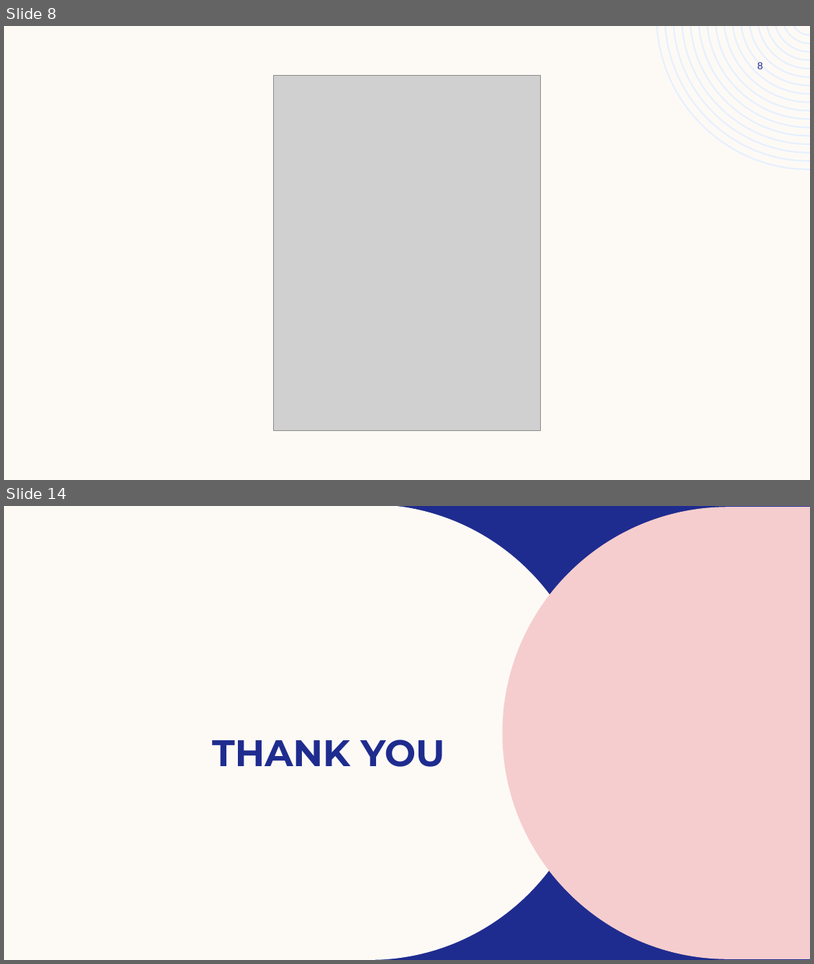
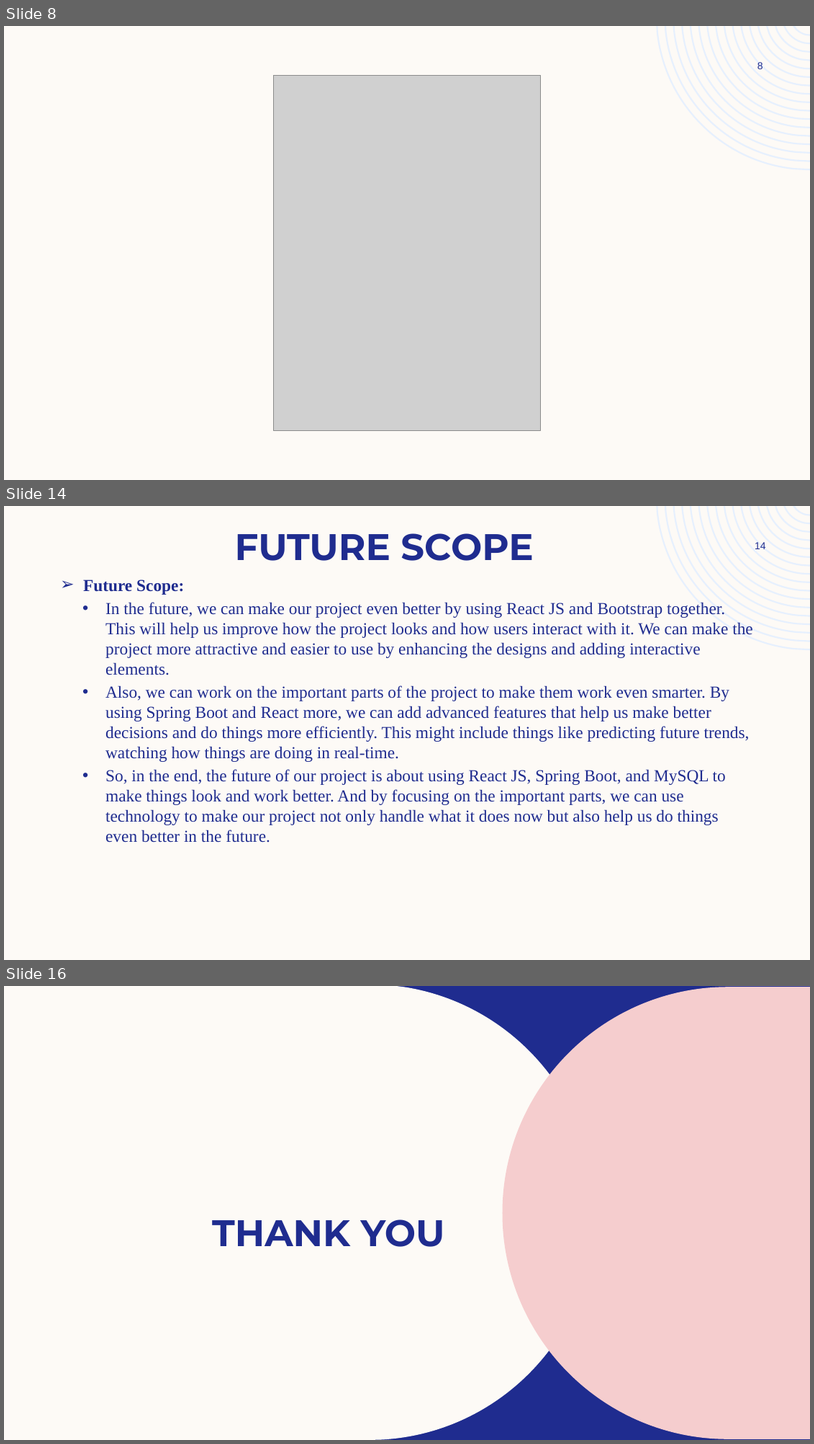
Before and after one commit to Sushil9731/Myproject, a slide deck: document/Learning Managemt System. (2).pptx. Shown one above the other, each under a label of ours: slides 8 and 14 before the commit, slides 8, 14 and 16 after it; the slides between them are not shown. The pictures are 814x964 and 814x1444 pixels, drawn with LibreOffice and Linux fonts; fonts in the diff are those of the drawing; grey boxes stand for pictures; background and template pictures are left out. Boxes give left, top, right and bottom in pixels: in the first picture for what was removed or moved away, otherwise in the second. Text is boxed around its words. In the diff, an @@ line names an element or a change of style, - is before the commit and + after.

```diff
--- a/document/Learning Managemt System. (2).pptx
+++ b/document/Learning Managemt System. (2).pptx
@@ slide 14 added at box(4, 506, 810, 960), background #FDFAF6; not listed: 1 template element that a slide beside it also shows @@
@@ title added at box(235, 533, 533, 561), 44 pt, text #1F2C8F, bold @@
+FUTURE SCOPE
@@ page number added at box(755, 542, 766, 549), 12 pt, text #1F2C8F @@
+14
@@ text added at box(83, 579, 754, 842), 20 pt, text #1F2C8F @@
+➢ Future Scope:
+  • In the future, we can make our project even better by using React JS and Bootstrap together. This will help us improve how the project looks and how users interact with it. We can make the project more attractive and easier to use by enhancing the designs and adding interactive elements.
+  • Also, we can work on the important parts of the project to make them work even smarter. By using Spring Boot and React more, we can add advanced features that help us make better decisions and do things more efficiently. This might include things like predicting future trends, watching how things are doing in real-time.
+  • So, in the end, the future of our project is about using React JS, Spring Boot, and MySQL to make things look and work better. And by focusing on the important parts, we can use technology to make our project not only handle what it does now but also help us do things even better in the future.
@@ what was slide 14 is now slide 16 @@
```
Also in this commit, not shown: 8 slides changed, 1 other slide added.
